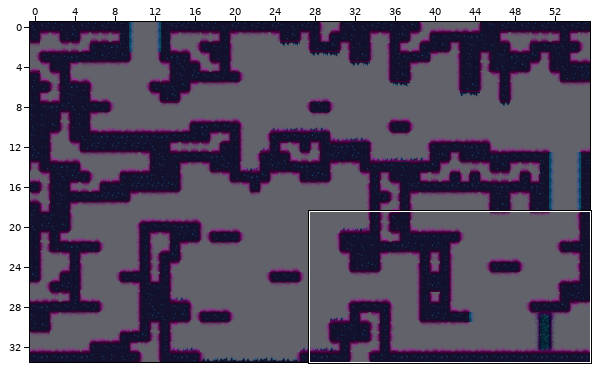
One commit to this Tiled map: travail/scene_04.tmx. The first picture is a wide view before the edit; the outline marks the close-up.
Close-up. First the earlier version:
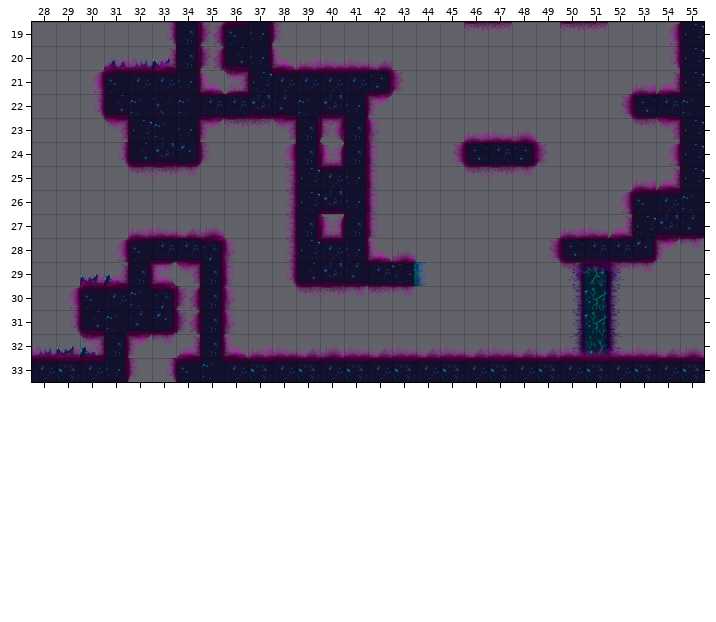
Cells are 64x64 px. Shown: x 28..55, y 19..33. The commit also changed other parts of the map, which this record leaves out.
The result:
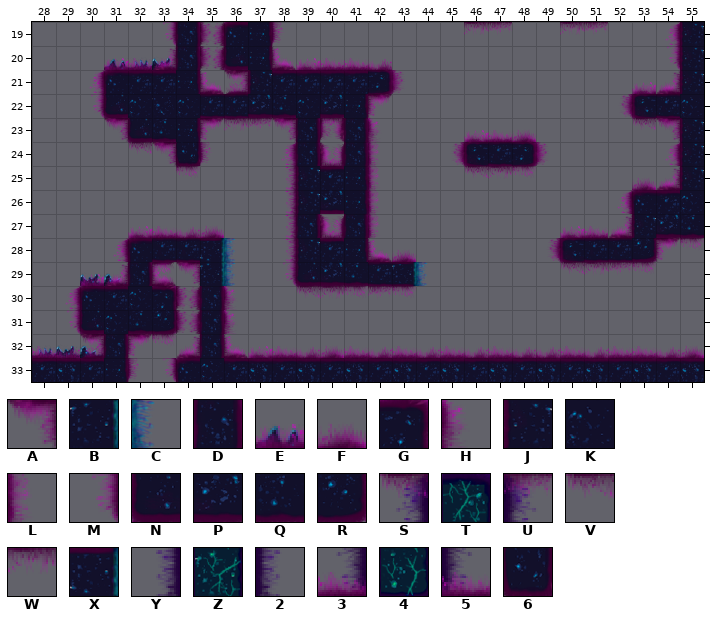
Key: from "place_holder_scene_02": A 9, B 29, C 30, D 53, E 56, F 59, G 76, H 77, J 90, K 92, L 94, M 106, N 107, P 108, Q 109, R 110, S 116, T 117, U 118, V 124, W 125, X 131, Y 133, Z 134, 2 135, 3 150, 4 151, 5 152, 6 156.
_ is an empty cell, . an unchanged one.
See-through tiles are keyed as they look on the map.
The exact change:
--- layer "door_explo" (removed)
@@ x 51..51 @@
-29 T
-30 Z
-31 Z
-32 4
+29 _
+30 _
+31 _
+32 _
--- layer "grass_door" (removed)
@@ x 50..52 @@
-29 S.U
-30 Y.2
-31 Y.2
-32 3.5
+29 _._
+30 _._
+31 _._
+32 _._
--- layer "ground_02_s4"
@@ x 32..34 @@
-23 JK.
-24 NPR
+23 NQ.
+24 __6
@@ x 35..35 @@
-28 G
-29 D
+28 _
+29 _
--- layer "ground_01_s4"
@@ x 31..53 @@
-24 M__....................
-25 .VW...................E
+24 _VA....................
+25 .__...................F
@@ x 36..36 @@
-28 H
-29 L
+28 C
+29 C
--- layer "wall_s4"
@@ x 35..35 @@
-28 _
-29 _
+28 X
+29 B
Pixel boxes of the changes (left, top, right, bottom) in both close-ups:
changed: (115, 118, 200, 179)
changed: (632, 178, 656, 190)
changed: (200, 238, 236, 286)
removed: (568, 262, 624, 358)
